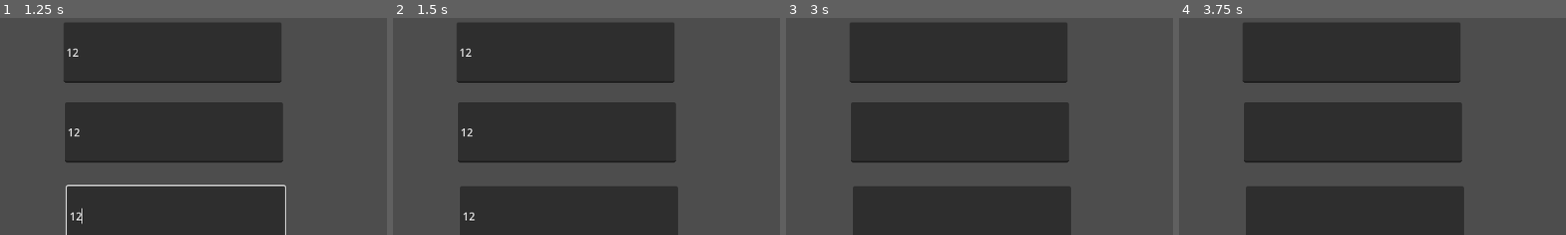
Above: before the commit, frames 1-4 (left to right).
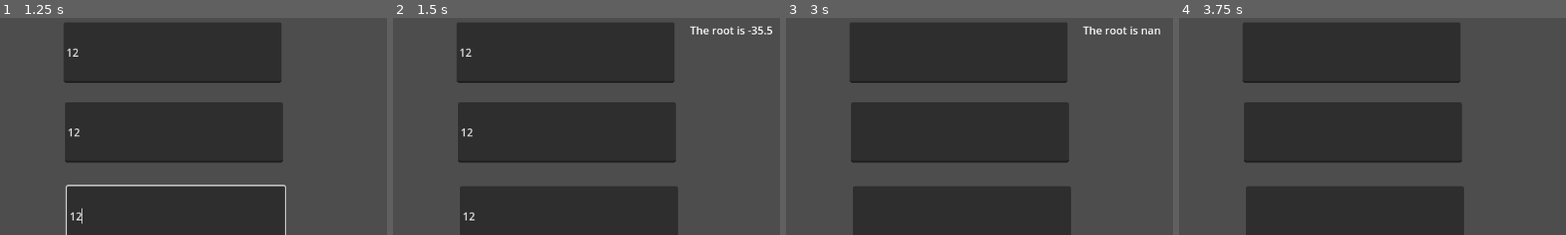
Above: after the commit, the same moments.

Repository: Tait-Sherfinski/Game-Design-I
Game: Godot game, scene res://prog_58b.tscn
The game is run twice, just before and just after one commit, with the same random seed, the same clock (stepped at 60 frames per second) and the same inputs. This scene is started directly instead of the project's main scene.
Inputs (mouse positions are % of the whole screen's width and height, from its top left):
- Up to frame 1 (1.25 s): click (54, 8) at 0.52 s; type "12" at 0.6 s; click (54, 27) at 0.75 s; type "12" at 0.83 s; click (54, 46) at 0.98 s; type "12" at 1.07 s
- Up to frame 2 (1.5 s): click "Calculate" at 1.25 s
- Up to frame 3 (3 s): click "Clear" at 2 s; click "Calculate" at 2.75 s
- Up to frame 4 (3.75 s): click "Clear" at 3.5 s
The pictures show only the part of the screen within x 31-81%, y 0-50%; the shares and areas given below are measured in that part.

Frame 1 is identical in both runs. In frame 2, 0.4% of the frame differs, in the area x 76-98%, y 3-8%; in frame 3, 0.3%; in frame 4, nothing differs.
Error before the commit: Invalid access to property or key 'text' on a base object of type 'null instance'. (res://Prog58b.gd:15)

Commit message:
Update Prog58b.gd

Diff:
--- a/Prog58b.gd
+++ b/Prog58b.gd
@@ -12,9 +12,11 @@
 
 
 func _on_button_pressed():
-	var A = int($lineEdit.text)
-	var B = int($lineEdit2.text)
-	var C = int($lineEdit3.text)
+	var A = int($LineEdit.text)
+	var B = int($LineEdit2.text)
+	var C = int($LineEdit3.text)
+	var root = str(-B + (sqrt(B*B) - (4 * (A*C))) / (2 * A))
+	$lblOut.text = "The root is " + root
 
 
 func _on_button_2_pressed():
